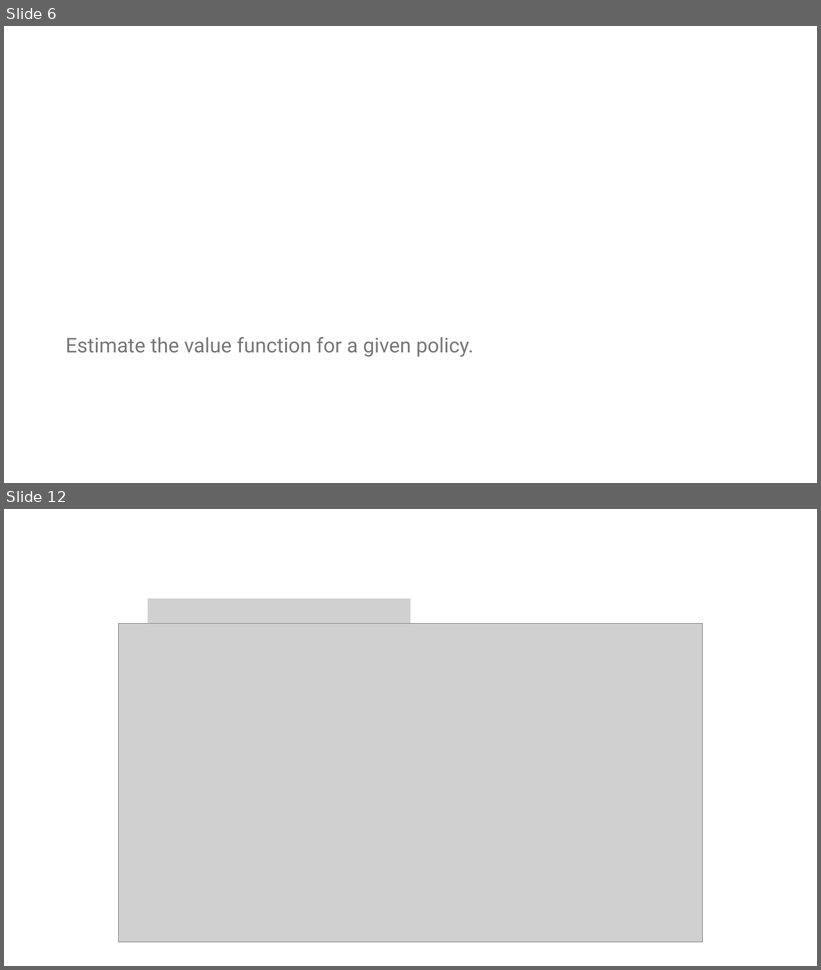
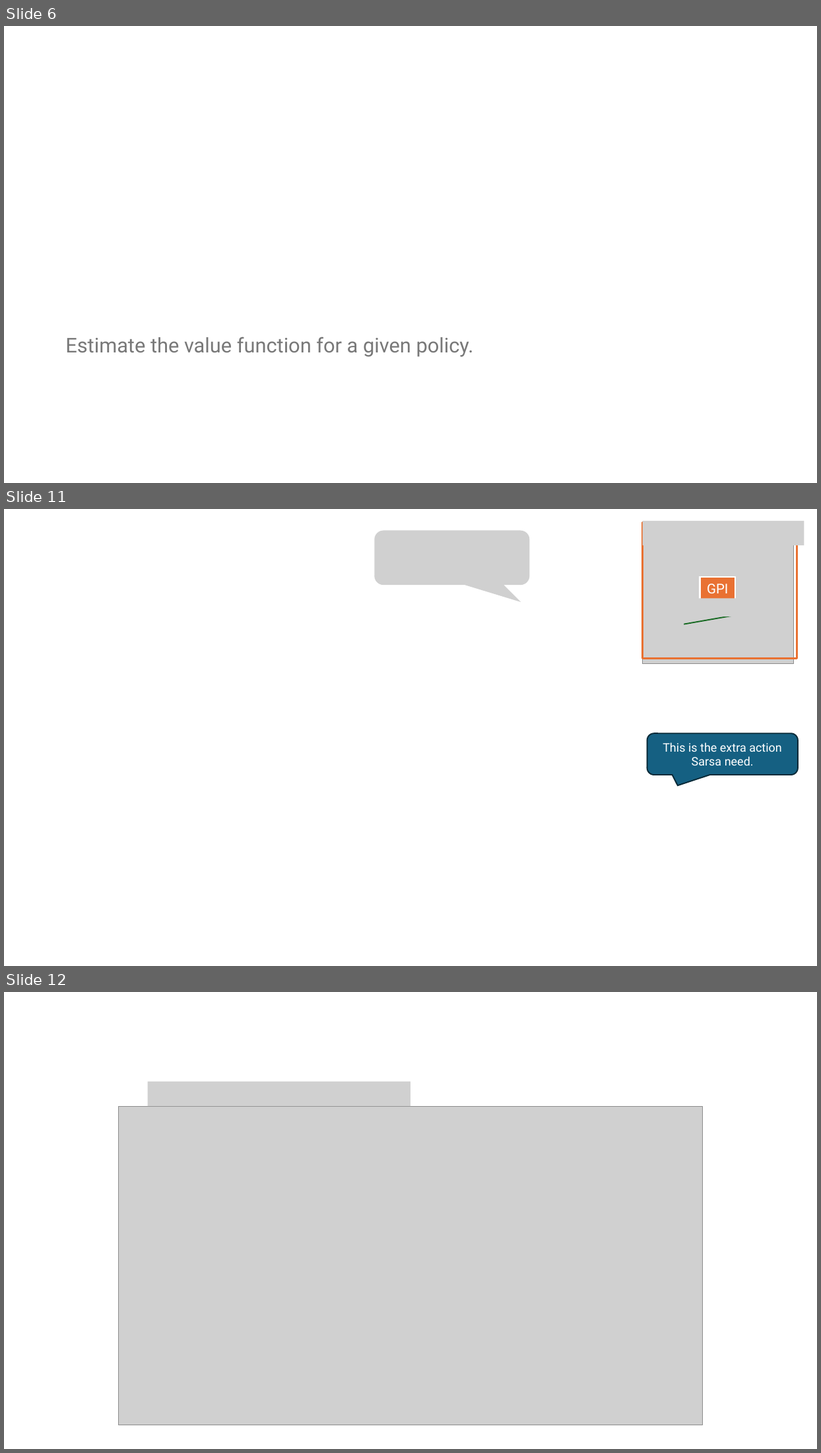
Before and after one commit to mhahsler/Introduction_to_Reinforcement_Learning, a slide deck: slides/Lecture_Chapter07.pptx. Shown one above the other, each under a label of ours: slides 6 and 12 before the commit, slides 6, 11 and 12 after it; the slides between them are not shown. The pictures are 821x970 and 821x1453 pixels, drawn with LibreOffice and Linux fonts; fonts in the diff are those of the drawing; grey boxes stand for pictures. Boxes give left, top, right and bottom in pixels: in the first picture for what was removed or moved away, otherwise in the second. Text is boxed around its words. In the diff, an @@ line names an element or a change of style, - is before the commit and + after.

```diff
--- a/slides/Lecture_Chapter07.pptx
+++ b/slides/Lecture_Chapter07.pptx
@@ slide 11 added at [4,509,817,966], background #FFFFFF @@
@@ group added at [643,521,805,663]: 3 pictures, 2 rectangles, 1 line @@
+GPI
@@ picture added at [374,530,530,585] @@
@@ rounded speech box added at [648,733,798,775], fill #156082, outline #092A39 1.5 pt, 14 pt, text #FFFFFF @@
+This is the extra action Sarsa need.
```
Also in this commit, not shown: 6 slides changed, 1 slide removed, 1 other file.
